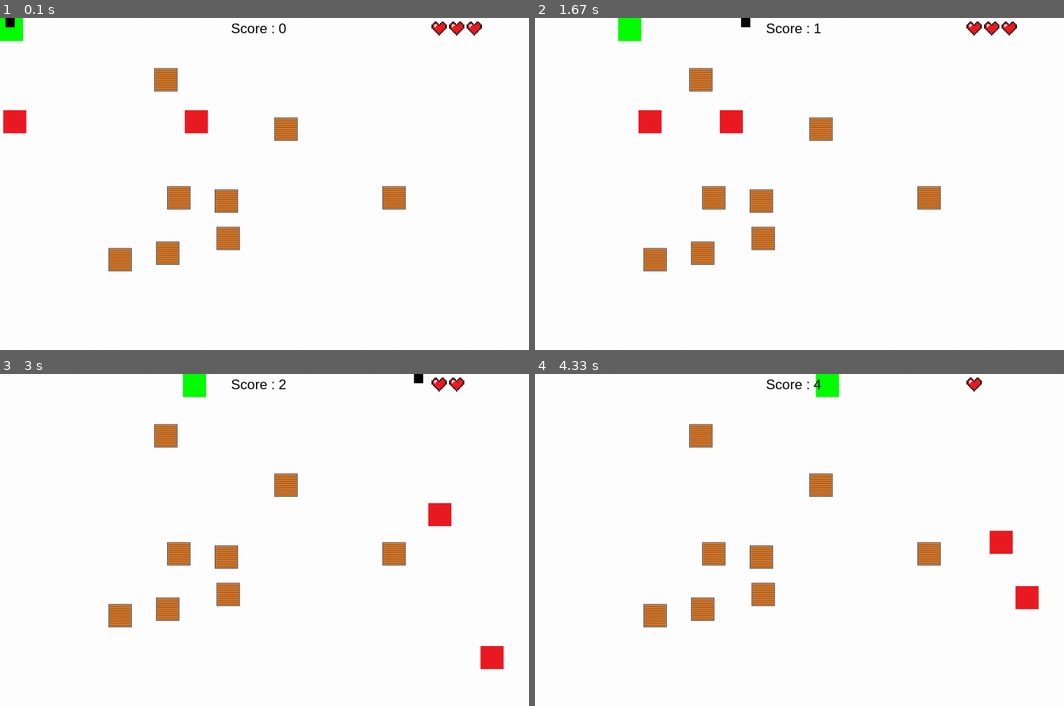
Above: before the commit, frames 1-4 (two rows, left to right).
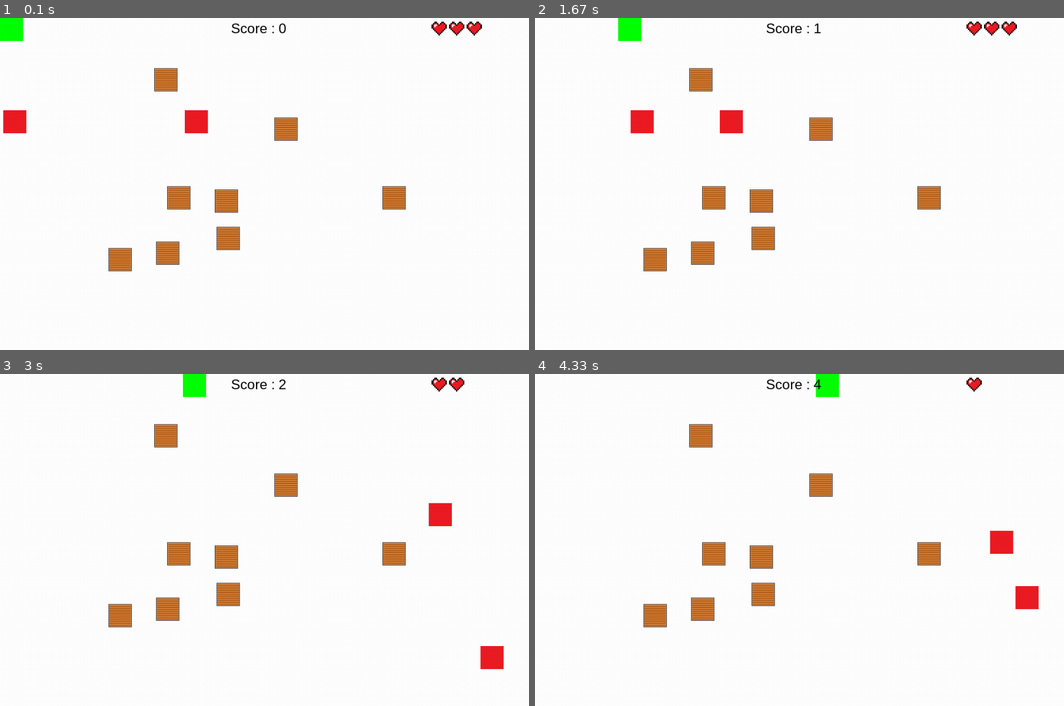
Above: after the commit, the same moments.

Repository: matthieurobert/Projet-ISN
Game: pygame game, started from test_bot.py
Same seed, same stepped clock (60 frames per second), same inputs: the game is played once before the commit and once after it.
Inputs:
- Up to frame 1 (0.1 s): no input
- Up to frame 2 (1.67 s): hold Right 0.33-0.8 s; hold Right 0.83-1.3 s; hold D 0.83-1.3 s; hold Right from 1.33 s (still down); hold D from 1.33 s (still down)
- Up to frame 3 (3 s): release Right at 1.97 s; release D at 1.97 s; hold Right 2-2.47 s; hold D 2-2.47 s; tap V at 2.15 s; hold Right 2.5-2.97 s; hold D 2.5-2.97 s
- Up to frame 4 (4.33 s): hold Right 3-3.63 s; hold D 3-3.63 s; hold Right 3.67-4.13 s; hold D 3.67-4.13 s; tap V at 3.82 s; hold Right from 4.17 s (still down); hold D from 4.17 s (still down)

The runs differ from the first frame. In frame 1, less than 0.1% of the frame differs, in the area x 1-3%, y 0-3%; in frame 2, 0.3%, in the area x 18-41%, y 0-35%; in frame 3, less than 0.1%; in frame 4, less than 0.1%.

Commit message:
essaie des projectile

Diff:
--- a/test_bot.py
+++ b/test_bot.py
@@ -5,7 +5,7 @@
 from Partie_Clément.liste_x_y_bot import liste
 from pygame.locals import *
 from Partie_Clément.rekt_boîte import rekt
-from partie_lilian.fonction import murs_colision,game_over,vie_coeur,chrono,gauche,droite,monter,decendre
+from partie_lilian.fonction import murs_colision,game_over,vie_coeur,chrono,gauche,droite,monter,decendre,génératrice_nom
 
 
 pygame.init()
@@ -134,7 +134,7 @@
 
 pab = LRBot()
 follower = FolBot()
-balle = Pojectiles()
+
 pygame.key.set_repeat(50,15)
 
 pab = LRBot()
@@ -171,11 +171,9 @@
             fenetre.blit(perso,position_perso)
             fenetre.blit(aff_crono,(500,5))
             fenetre.blit( follower.image, follower.rect)
-            if balle.alive :
-                fenetre.blit( balle.image, balle.rect)
+
 
             pab.update()
-            balle.droite()
 
             pygame.display.flip()
 
@@ -221,10 +219,16 @@
                         pygame.display.flip()
 
 
-                    if point_vie == 0 :
-                        continuer2 = 0
-
-
+
+
+                    if event.key == K_RIGHT :
+                        if balle.alive :
+                            fenetre.blit( balle.image, balle.rect)
+                        balle.droite()
+                        pygame.display.flip()
+
+                if point_vie == 0 :
+                    continuer2 = 0
 
         game_over(conteur,arial_font,fenetre,black)
 
